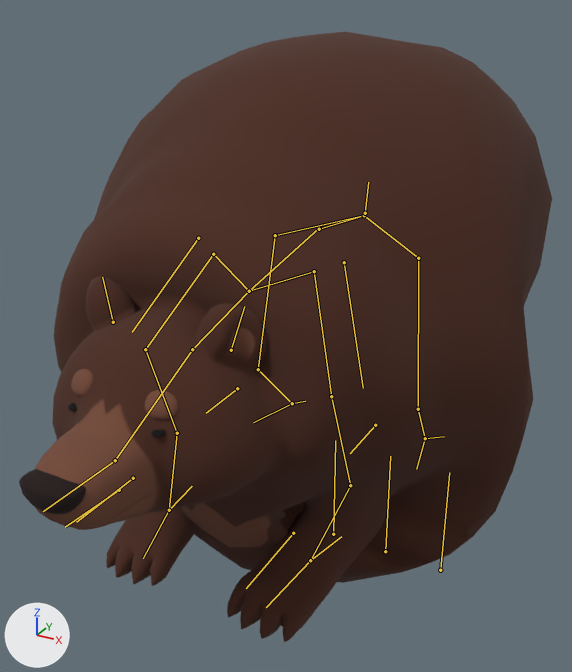
A saved change to the Blender file Assets/Graphics/Animations/Bear combined mirror.blend.
Before and after are seen from a 50 mm camera at (4.95, -7.99, 4.56) aimed at (-0.05, 1.09, 0.02). The lights are fixed; the arrows at lower left show +X, +Y and +Z. Both versions are drawn at frame 0 of the action 'Idle'; the numbers are the values there. The bones that bend it are drawn over the model as lines.
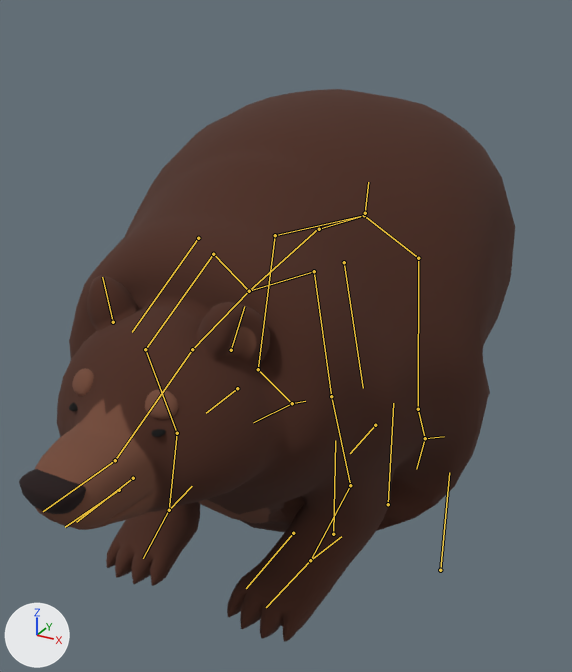
Location of each change, (x1, y1, x2, y2) in pixels of the pictures (572 x 672 px):
```json
{"object": "Plane.004", "change": "posed", "before": [19, 32, 552, 642], "after": [19, 89, 515, 642], "on screen": "7% narrower, 9% shorter"}
{"bone": "Skinny", "before": "(385, 551) to (390, 456)", "after": "(388, 504) to (393, 403)"}
```

Edits to the scene script, one JSON object a line:
```json
{"block": "bone_skinny", "where": "bone_skinny = bpy.data.objects['Good boy'].pose.bones['Skinny']  # child of 'Head'"}
{"op": "set", "path": "bone_skinny.location", "old": "(0.0, 0.0, 0.0)", "new": "(0.0, 0.5, 0.0)"}
```
